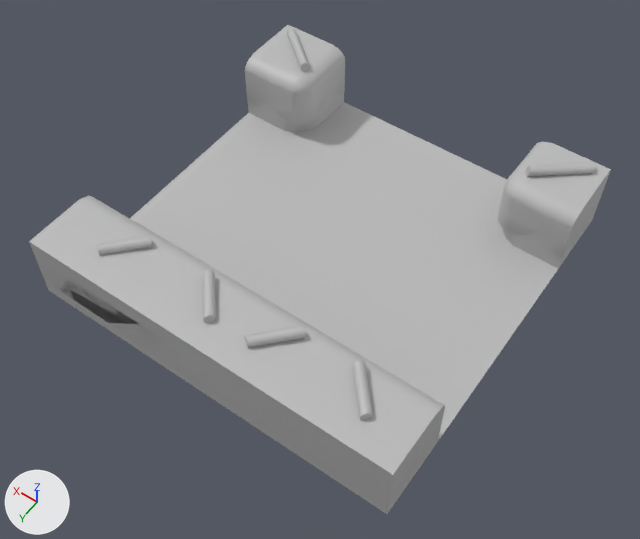
The FBX model Assets/3_Scena 3D/Meshes/Tiles/SM_Tile_T.fbx: old version first, new version second.
Before and after are seen from a 50 mm lens placed at (0.182, -0.0116, 0.0873), pointed at (0.2174, -0.0611, 0.0094). Every picture has the same lights, and +X, +Y and +Z are marked at lower left. Where no turn or scale is listed for an object, it has been applied to the vertices.

Before the edit, the objects in view are built like this:
```python
me_mesh = bpy.data.meshes.new('Mesh')
me_mesh.from_pydata(...)  # 152 vertices, 177 faces; spans x 0.0..0.045, y -0.045..0.0, z -0.0086..0.0012
me_mesh.materials.append(mat_lambert1)  # grey #bcbcbc
# before: 124 (0.045, -0.0091, -0.0086), 144 (0.0, -0.0091, -0.0086) at pixel (437, 442), 145 (0.045, 0.0, -0.0086) at pixel (48, 290), 146 (0.0, 0.0, -0.0086) at pixel (387, 514), 147 (0.045, 0.0, -0.0025) at pixel (35, 256)
# before: 148 (0.0, 0.0, -0.0025) at pixel (391, 487), 149 (0.0, -0.0091, -0.0025) at pixel (443, 412), 150 (0.045, -0.0091, -0.0025)
# before: 128 (0.009, -0.045, -0.0086), 129 (0.009, -0.045, -0.0025), 130 (0.0, -0.036, -0.0086) at pixel (558, 268), 131 (0.0, -0.036, -0.0025) at pixel (570, 234), 132 (0.0, -0.045, -0.0025) at pixel (605, 184)
# before: 133 (0.0, -0.045, -0.0086) at pixel (592, 219)
me_mesh_001 = bpy.data.meshes.new('Mesh.001')
me_mesh_001.from_pydata(...)  # 710 vertices, 724 faces; spans x -0.0225..0.0225, y -0.0225..0.0225, z -0.0034..0.0034
# faces by material slot: [530, 22, 140, 32]
me_mesh_001.materials.append(mat_lambert8)  # grey #bcbcbc
me_mesh_001.materials.append(mat_lambert1)  # grey #bcbcbc
me_mesh_001.materials.append(mat_lambert6)  # grey #bcbcbc
me_mesh_001.materials.append(mat_lambert5)  # grey #bcbcbc
ob_sm_tile_t1 = bpy.data.objects.new('SM_Tile_T1', me_mesh)
ob_sm_tile_t1.location = (0.1962, -0.0423, 0.0161)
ob_sm_tile_t2 = bpy.data.objects.new('SM_Tile_T2', me_mesh_001)
ob_sm_tile_t2.location = (0.2187, -0.0648, 0.0126)
```
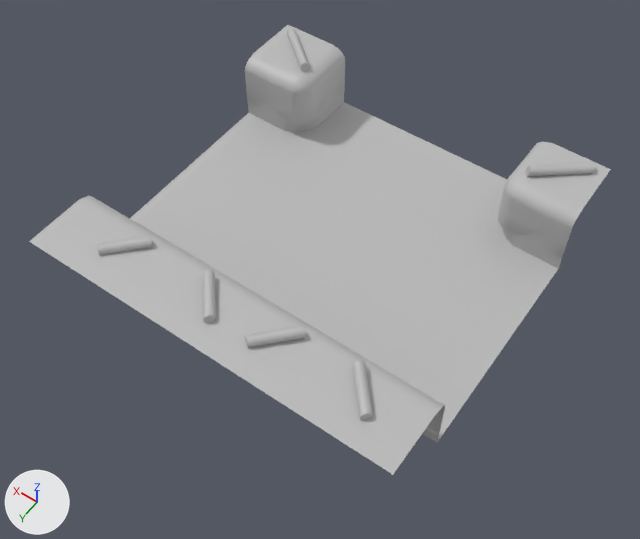
Where the newer file only moved an object's origin or applied its transform, the numbers keep the older frame.

Pixel boxes [x1, y1, x2, y2] of what changed, in the pictures (640 x 539 px):
```json
{"object": "SM_Tile_T1", "change": "reshaped", "before": [35, 28, 605, 514], "after": [96, 28, 595, 442], "on screen": "12% narrower, 15% shorter"}
{"object": "SM_Tile_T2", "change": "reshaped", "before": [29, 25, 611, 506], "after": [29, 25, 611, 475], "on screen": "6% shorter"}
{"part": 1, "of": "me_mesh", "change": "deleted", "before": [35, 257, 443, 514]}
{"part": 2, "of": "me_mesh", "change": "deleted", "before": [559, 186, 605, 267]}
{"part": 3, "of": "me_mesh_001", "change": "deleted", "before": [568, 170, 611, 240]}
{"part": 4, "of": "me_mesh_001", "change": "deleted", "before": [29, 242, 445, 506]}
```

Edits to the scene script, one JSON object a line:
```json
{"block": "me_mesh", "where": "me_mesh.from_pydata(...)  # 152 vertices, 177 faces; spans x 0.0..0.045, y -0.045..0.0, z -0.0086..0.0012"}
{"block": "me_mesh", "where": "# used by ob_sm_tile_t1; location = (0.1962, -0.0423, 0.0161)"}
{"block": "me_mesh", "where": "# verts and faces of me_mesh; kept vertices keep their numbers, new ones are numbered from 152"}
{"block": "me_mesh", "change": "me_mesh part 1"}
{"op": "add", "block": "me_mesh", "code": "delete_vertices([*range(145, 149)])  # with the faces that use them"}
{"block": "me_mesh", "change": "me_mesh part 2"}
{"op": "add", "block": "me_mesh", "code": "delete_vertices([132, 133])  # with the faces that use them"}
{"block": "me_mesh_001", "where": "# used by ob_sm_tile_t2; location = (0.2187, -0.0648, 0.0126)"}
{"op": "remove", "block": "me_mesh_001", "code": "me_mesh_001.from_pydata(...)  # 710 vertices, 724 faces; spans x -0.0225..0.0225, y -0.0225..0.0225, z -0.0034..0.0034"}
{"op": "add", "block": "me_mesh_001", "code": "me_mesh_001.from_pydata(...)  # 508 vertices, 498 faces; spans x -0.0225..0.0225, y -0.0225..0.0225, z -0.0034..0.0034"}
{"block": "me_mesh_001", "change": "me_mesh_001 part 3"}
{"block": "me_mesh_001", "change": "40 vertices are removed from x -0.0225..-0.0139, y -0.0225..-0.0139, z -0.0034..0.0018"}
{"block": "me_mesh_001", "change": "48 faces are deleted"}
{"block": "me_mesh_001", "change": "me_mesh_001 part 4"}
{"block": "me_mesh_001", "change": "122 vertices are removed from x -0.0225..0.0225, y 0.0139..0.0225, z -0.0034..0.0018"}
{"block": "me_mesh_001", "change": "130 faces are deleted"}
{"op": "remove", "block": "me_mesh_001", "code": "me_mesh_001.materials.append(mat_lambert1)  # grey #bcbcbc"}
```
